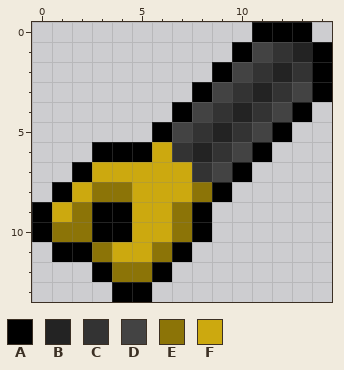
File history of a pixel-art sprite, Assets/Chars/wrench.png. The first picture shows the starting point.
The file is 15x14 pixels.
Palette (. is transparent): A #000000  B #232323  C #333333  D #434343  E #8c7407  F #cca90f
Pixels before, first column x 0:
 0 ...........AAA.
 1 ..........ADCBA
 2 .........ADCBCA
 3 ........ADCBCDA
 4 .......ADCBCDA.
 5 ......ADCBCDA..
 6 ...AAAFCBCDA...
 7 ..AFFFFFCDA....
 8 .AFEEFFFEA.....
 9 AFEAAFFEA......
10 AEEAAFFEA......
11 .AAEFFEA.......
12 ...AEEA........
13 ....AA.........
The same view after the edit:
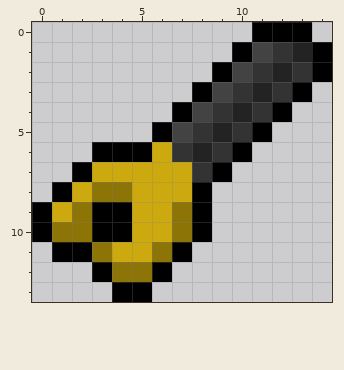
What changed:
Colour D gives way to colour A in row 3 at x 13; in row 4 at x 12; in row 5 at x 11; in row 6 at x 10; in row 7 at x 9.
Colour E gives way to colour A in row 8 at x 8.
Colour A is gone in row 3 at x 14; in row 4 at x 13; in row 5 at x 12; in row 6 at x 11; in row 7 at x 10; in row 8 at x 9.
